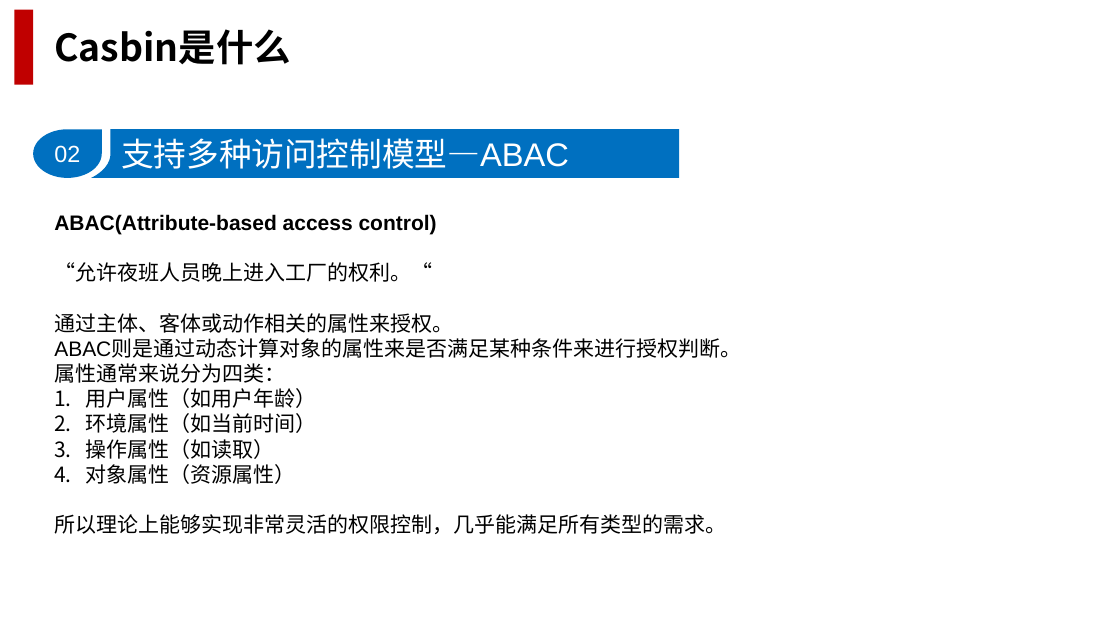
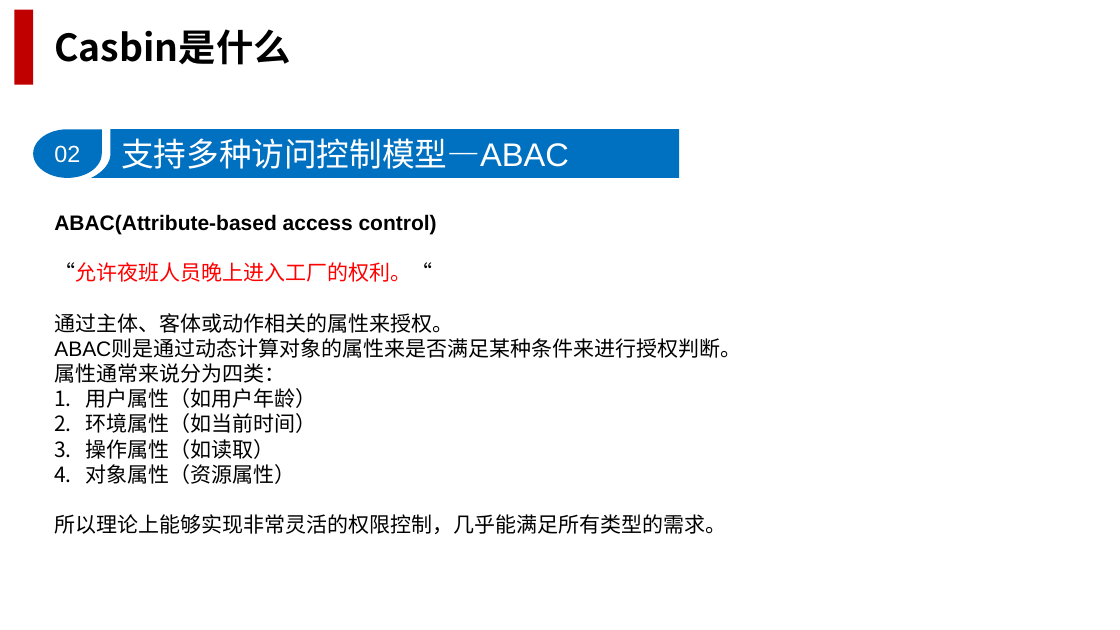
Before and after one commit to marvinang/learn_rust, a slide deck: slide 9 of casbin.pptx. Drawn at 1120x630 pixels with LibreOffice and Linux fonts; fonts in the diff are those of the drawing; background and template pictures are left out. Boxes give left, top, right and bottom in pixels: in the first picture for what was removed or moved away, otherwise in the second. Text is boxed around its words. In the diff, an @@ line names an element or a change of style, - is before the commit and + after.

```diff
--- a/casbin.pptx
+++ b/casbin.pptx
@@ text at bbox=[54, 262, 432, 282]: text colour #000000 to #FF0000 in "“允许夜班人员晚上进入工厂的权利。“" @@
```
Also in this commit, not shown: 12 other slides changed, 2 slides added.
